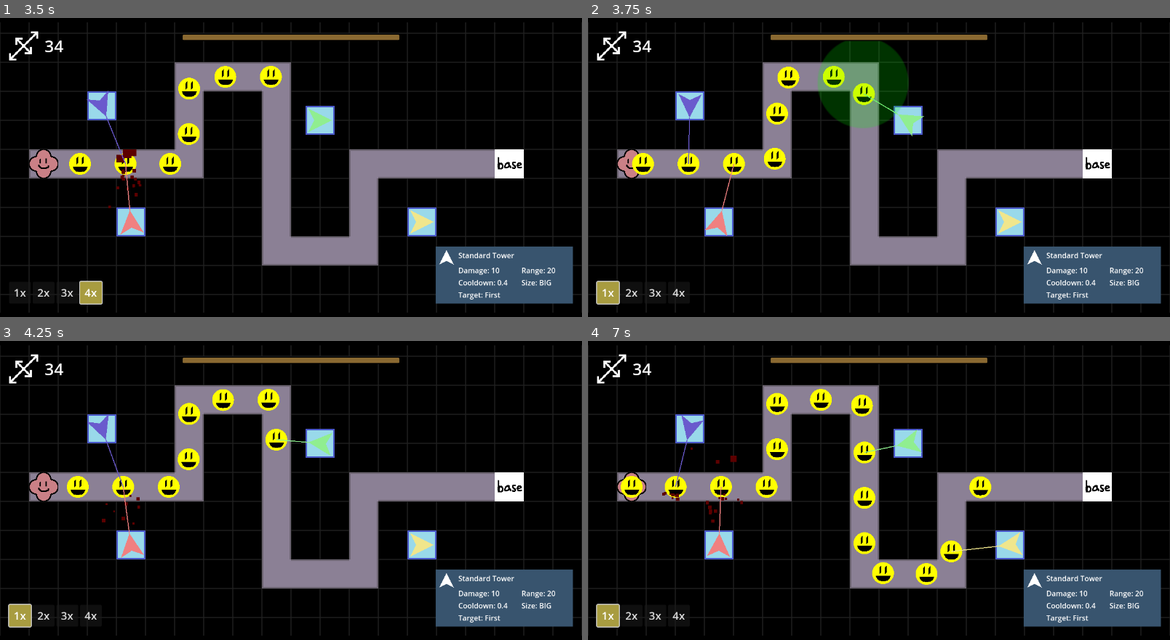
Above: before the commit, frames 1-4 (two rows, left to right).
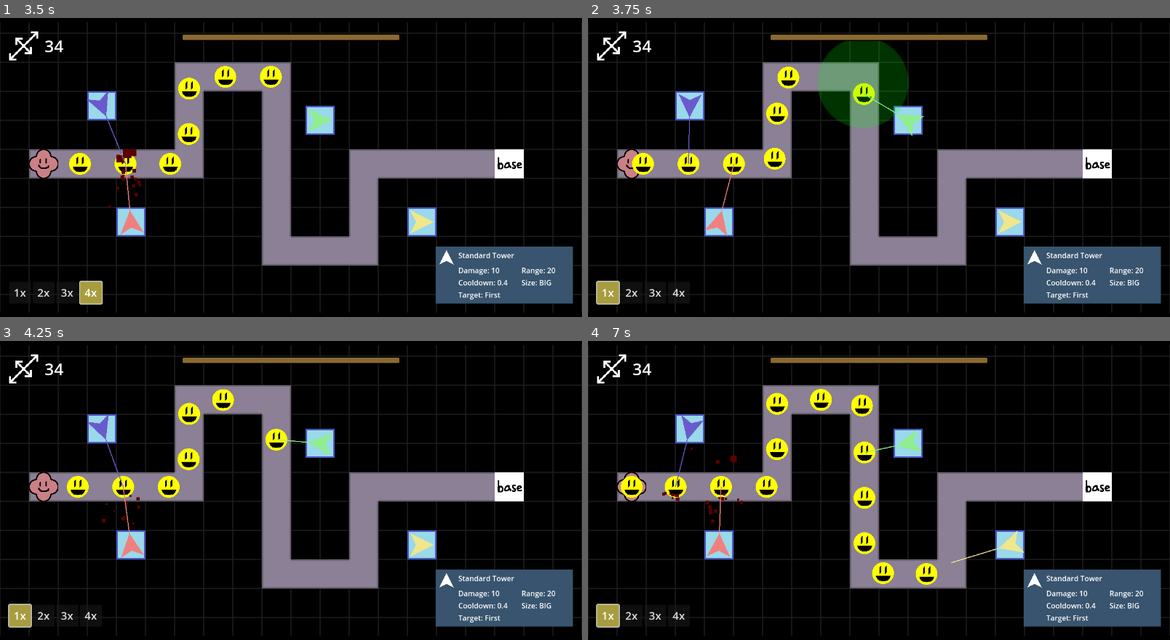
Above: after the commit, the same moments.

Repository: ladybunne/gmtk-game-jam-2024
Game: Godot game, scene res://MainScene.tscn
Same seed, same stepped clock (60 frames per second), same inputs: the game is played once before the commit and once after it.
Inputs:
- Up to frame 1 (3.5 s): click "2x" at 0.5 s; click "1x" at 1.25 s; click "3x" at 2 s; click "4x" at 2.75 s
- Up to frame 2 (3.75 s): click "1x" at 3.5 s
- Up to frame 3 (4.25 s): no input
- Up to frame 4 (7 s): click "2x" at 4.25 s; click "3x" at 5 s; click "4x" at 5.75 s; click "1x" at 6.5 s

Frame 1 is identical in both runs. In frame 2, 0.2% of the frame differs, in the area x 40-45%, y 16-24%; in frame 3, 0.2%; in frame 4, 0.6%, in the area x 60-75%, y 45-75%.

Commit message:
Splash Tower Done

Diff:
--- a/GameThings/Enemy.gd
+++ b/GameThings/Enemy.gd
@@ -61,7 +61,8 @@
 
 func show_damage(damage: float, direction: Vector2):
 		var flecks: CPUParticles2D = hitParticles.instantiate()
-		add_child(flecks)
+		get_tree().get_first_node_in_group("Level").add_child(flecks)
+		flecks.global_position = global_position
 		flecks.direction = direction
 		flecks.scale_amount_max =flecks.scale_amount_max*damage
 		flecks.emitting = true
--- a/GameThings/Enemy.tscn
+++ b/GameThings/Enemy.tscn
@@ -7,7 +7,7 @@
 [sub_resource type="CircleShape2D" id="CircleShape2D_st7nf"]
 radius = 24.0
 
-[node name="Enemy" type="CharacterBody2D"]
+[node name="Enemy" type="CharacterBody2D" groups=["Enemy"]]
 collision_mask = 0
 script = ExtResource("1_6ags1")
 health = 50.0
--- a/GameThings/Tower.gd
+++ b/GameThings/Tower.gd
@@ -64,8 +64,6 @@
 			shoot()
 			buffer_shot = false
 	retarget()
-
-
 
 
 func _draw() -> void:
@@ -144,26 +142,38 @@
 				damage_volley()
 			TowerData.TowerType.Splash:
 				#radius around target is affected
-				#print("sploosh")
-				var area = Area2D.new()
-				var shape = CollisionShape2D.new()
-				add_child(area)
-				shape.debug_color = Color(1,0,0,.2)
-				area.global_position = target.global_position
-				area.add_child(shape)
-				shape.shape = CircleShape2D.new()
-				shape.shape.radius = tower_data.splash_range
-				area.collision_layer = 1
-				area.collision_mask = 1
-				splash_visibility(area)
-				await get_tree().physics_frame
-				print(area.get_overlapping_bodies().size())
-				for thing in area.get_overlapping_bodies():
-					print(thing.name + " is about to get splooshed")
-					if thing is Enemy && target:
-						thing.take_damage(tower_data.damage, directionToEnemy)
-					elif thing is Enemy && !target:
-						thing.take_damage(tower_data.damage, thing.position-target.position)
+				print("sploosh")
+				for enemy in get_tree().get_nodes_in_group("Enemy"):
+					if enemy.global_position.distance_to(target.global_position) < tower_data.splash_range:
+						print(enemy.name + " is about to get splooshed")
+						print(global_position.distance_to(target.global_position))
+						if enemy == target:
+							enemy.take_damage(tower_data.damage, directionToEnemy)
+						else:
+							enemy.take_damage(tower_data.damage, enemy.position-target.position)
+				splash_visibility(target.global_position)
+
+				#DEPRECATED
+				#var area = Area2D.new()
+				#var shape = CollisionShape2D.new()
+				#add_child(area)
+				#shape.debug_color = Color(1,0,0,.2)
+				#area.global_position = target.global_position
+				#area.add_child(shape)
+				#shape.shape = CircleShape2D.new()
+				#shape.shape.radius = tower_data.splash_range
+				#area.collision_layer = 1
+				#area.collision_mask = 1
+				#await get_tree().physics_frame
+				#await get_tree().physics_frame
+				#await get_tree().physics_frame
+				#print(area.get_overlapping_bodies().size())
+				#for thing in area.get_overlapping_bodies():
+					#print(thing.name + " is about to get splooshed")
+					#if thing is Enemy && target:
+						#thing.take_damage(tower_data.damage, directionToEnemy)
+					#elif thing is Enemy && !target:
+						#thing.take_damage(tower_data.damage, thing.position-target.position)
 
 			_:
 				print("how did we have NO TowerType?")
@@ -173,17 +183,15 @@
 		shot_timer.stop() #idk if i need this but ohwell
 		buffer_shot = true #
 
-func splash_visibility(area: Area2D):
+func splash_visibility(position: Vector2):
 	var sprite = Sprite2D.new()
 	add_child(sprite)
-	sprite.global_position = area.global_position
+	sprite.global_position = position
 	sprite.texture = splash_sprite
 	sprite.modulate = Color(0,1,0,.2)
 	sprite.scale *= tower_data.splash_range/50
 	var splash_timer:= get_tree().create_timer(.5)
 	await splash_timer.timeout
-
-	Callable(area.queue_free).call_deferred()
 	Callable(sprite.queue_free).call_deferred()
 
 func damage_volley():
--- a/GameThings/TowerResources/StandardTower.tres
+++ b/GameThings/TowerResources/StandardTower.tres
@@ -8,7 +8,7 @@
 damage = 5.0
 cooldown = 0.2
 target_range = 200.0
-splash_range = 5.0
+splash_range = 50.0
 ammo_capacity = 10.0
 rate_of_fire = 0.1
 type = 0
--- a/Scenes/TestLevel.tscn
+++ b/Scenes/TestLevel.tscn
@@ -11,7 +11,7 @@
 damage = 2.0
 cooldown = 0.5
 target_range = 75.0
-splash_range = 200.0
+splash_range = 50.0
 ammo_capacity = 10.0
 rate_of_fire = 0.05
 type = 1
@@ -30,7 +30,7 @@
 [sub_resource type="Resource" id="Resource_bn7qd"]
 resource_local_to_scene = true
 script = ExtResource("5_y5u2a")
-damage = 20.0
+damage = 5.0
 cooldown = 3.0
 target_range = 75.0
 splash_range = 100.0
@@ -49,7 +49,7 @@
 rate_of_fire = 0.1
 type = 0
 
-[node name="TestLevel" type="Node2D"]
+[node name="TestLevel" type="Node2D" groups=["Level"]]
 
 [node name="Level" parent="." groups=["Tilemap"] instance=ExtResource("1_2db0s")]
 tile_map_data = PackedByteArray("AAABAAUAAAACAAMAAAACAAUAAAACAAAAAAADAAUAAAACAAAAAAAEAAUAAAACAAAAAAAFAAUAAAACAAAAAAAGAA …(384 unchanged characters)…
--- a/project.godot
+++ b/project.godot
@@ -34,3 +34,5 @@
 Base=""
 Tower=""
 Tilemap=""
+Enemy=""
+Level=""
Not shown: 1 places in Assets/Tilesets/BuildingsTileSet.tres that only renumber resources
